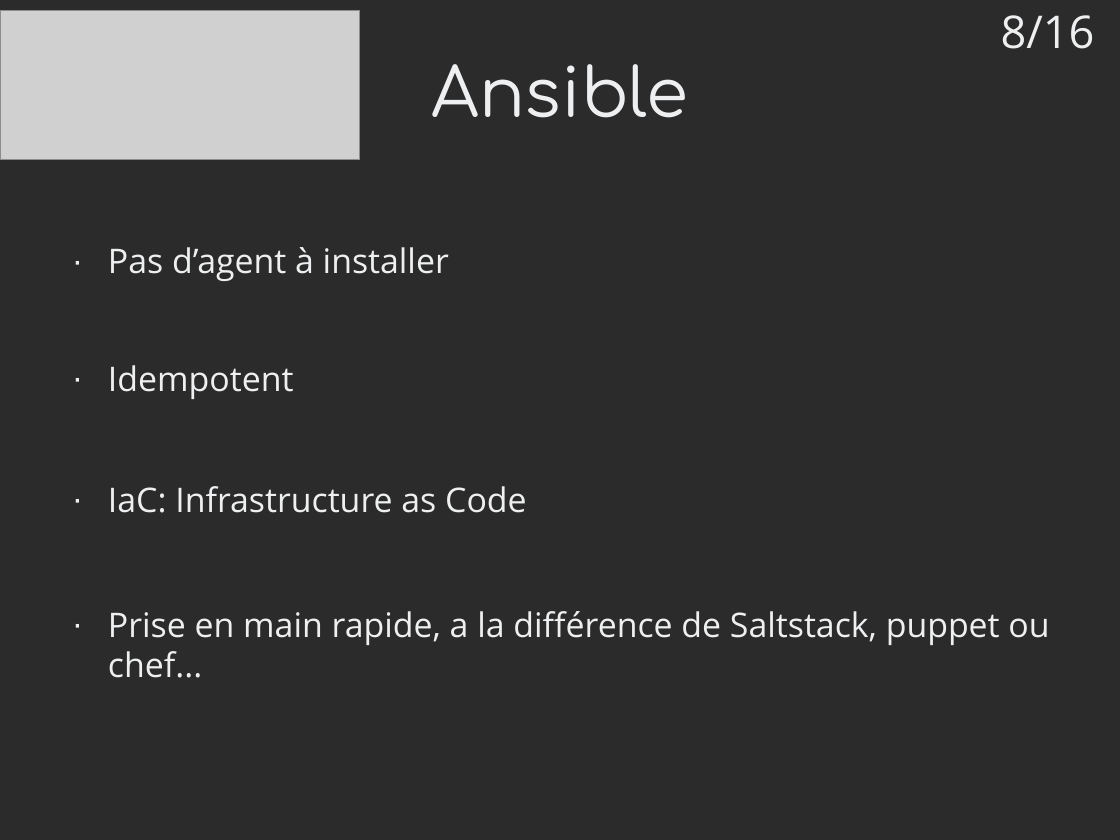
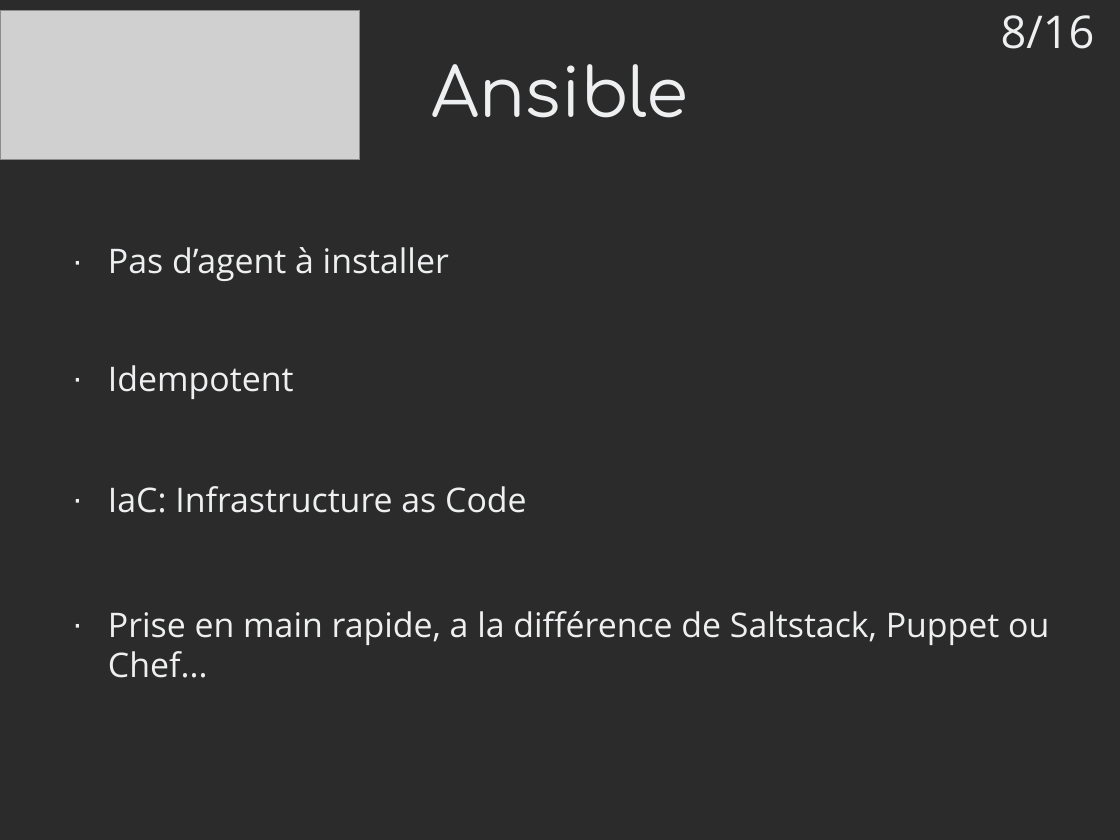
Before and after one commit to mrwormo/rapport_de_stage, a slide deck: slide 8 of files/prez.odp. Drawn at 1120x840 pixels with LibreOffice and Linux fonts; fonts in the diff are those of the drawing; grey boxes stand for pictures; background and template pictures are left out; a plain dark background stands for a picture behind light text. Boxes give left, top, right and bottom in pixels: in the first picture for what was removed or moved away, otherwise in the second. Text is boxed around its words. In the diff, an @@ line names an element or a change of style, - is before the commit and + after.

```diff
--- a/files/prez.odp
+++ b/files/prez.odp
@@ text at [108, 611, 1049, 678]: text changed @@
-· Prise en main rapide, a la différence de Saltstack, puppet ou chef...
+· Prise en main rapide, a la différence de Saltstack, Puppet ou Chef...
```
Also in this commit, not shown: 1 other slide changed, 3 other files.
